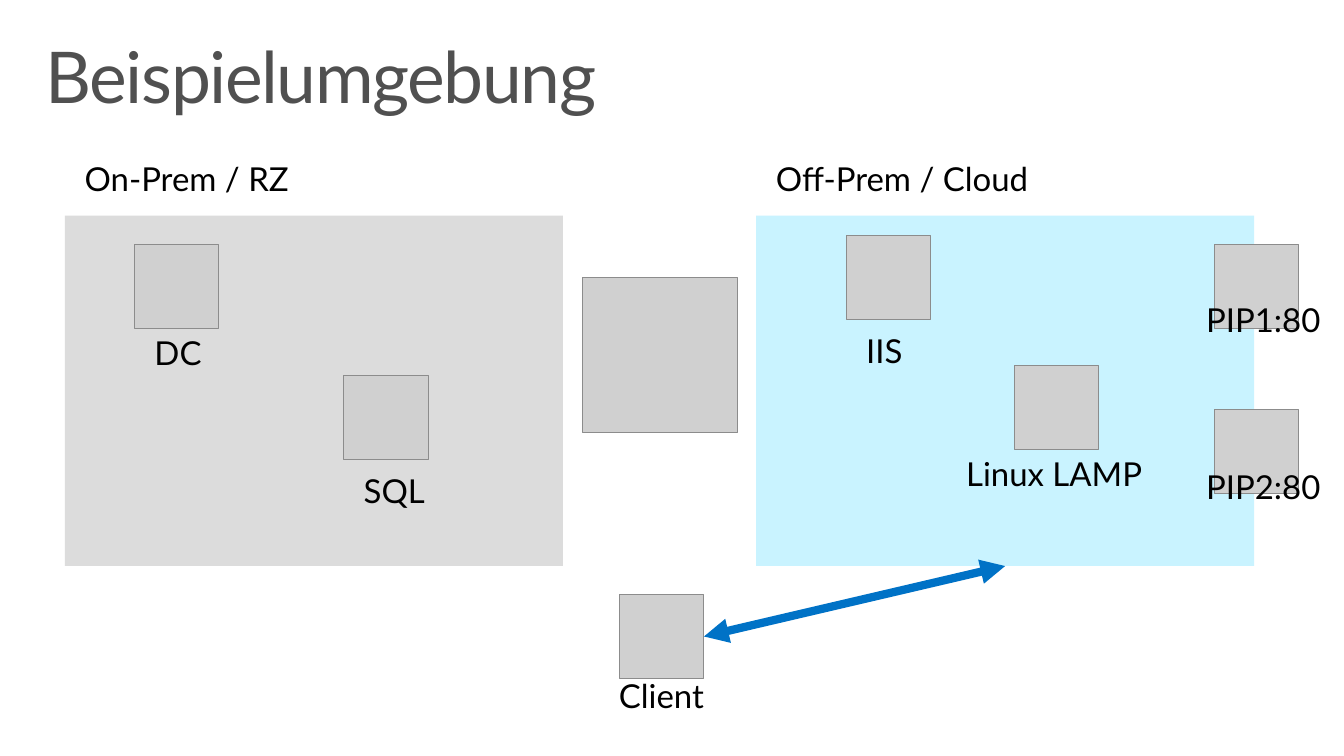
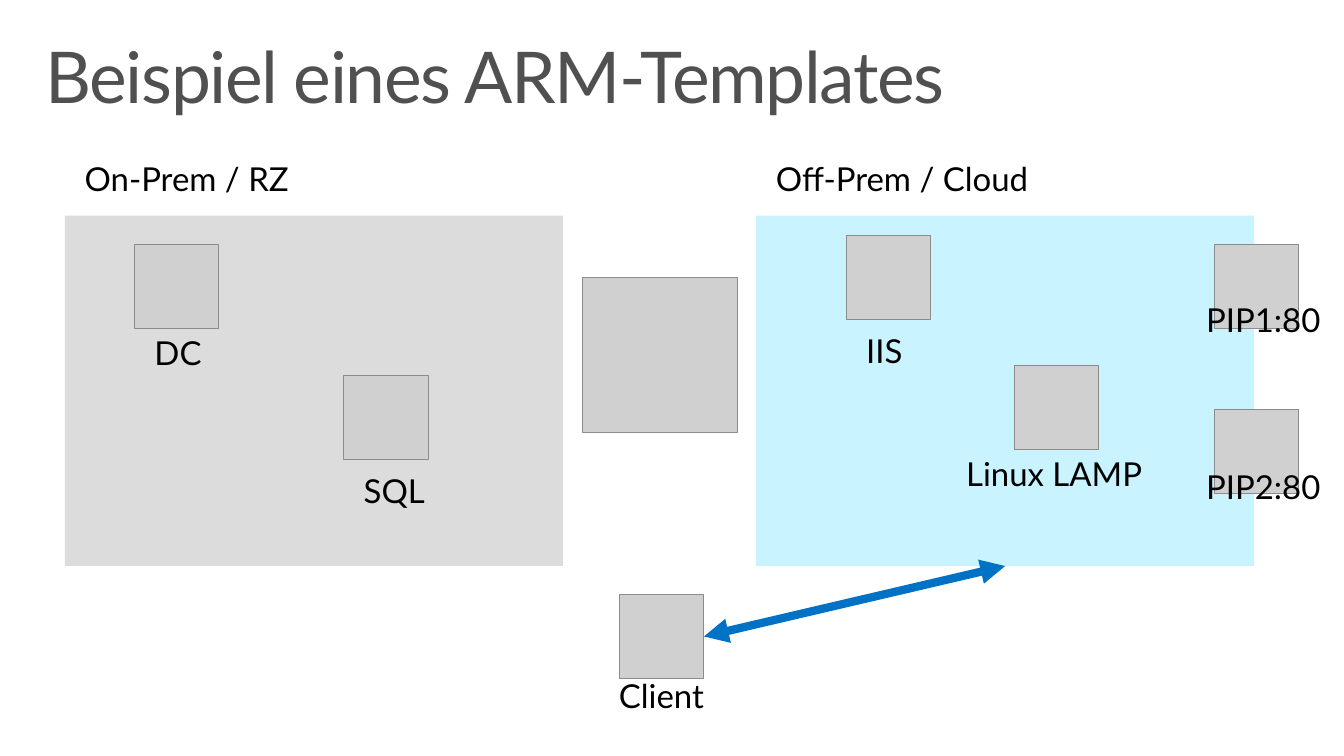
Before and after one commit to pkirch/hybridit15, a slide deck: slide 11 of Modul1/FY16Q2 Azure Intro (Hybrid IT 2015).pptx (slide 9 before the commit). Drawn at 1344x756 pixels with LibreOffice and Linux fonts; fonts in the diff are those of the drawing; grey boxes stand for pictures. Boxes give left, top, right and bottom in pixels: in the first picture for what was removed or moved away, otherwise in the second. Text is boxed around its words. In the diff, an @@ line names an element or a change of style, - is before the commit and + after.

```diff
--- a/Modul1/FY16Q2 Azure Intro (Hybrid IT 2015).pptx
+++ b/Modul1/FY16Q2 Azure Intro (Hybrid IT 2015).pptx
@@ title at (x1=45, y1=50, x2=944, y2=116): text changed @@
-Beispielumgebung
+Beispiel eines ARM-Templates
```
Also in this commit, not shown: 2 slides added, 1 other file.
